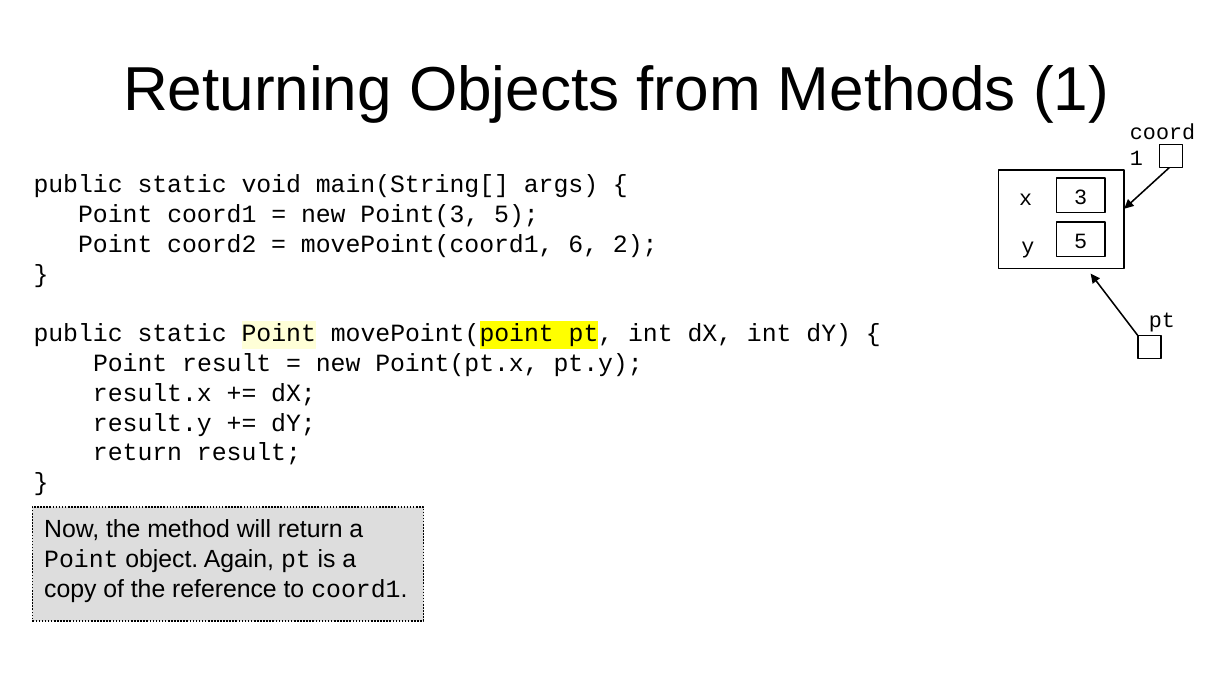
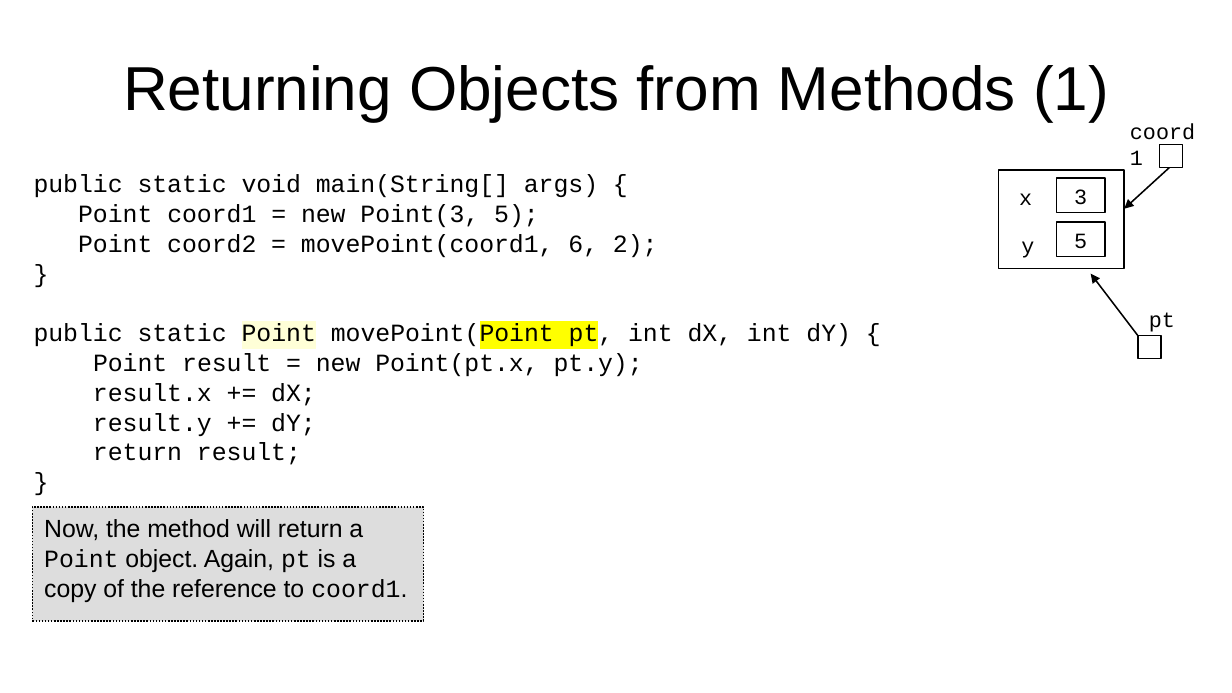
Before and after one commit to jdeisenberg/ThinkJava2Slides, a slide deck: slide 7 of chapter10.pptx. Drawn at 1232x693 pixels with LibreOffice and Linux fonts; fonts in the diff are those of the drawing. Boxes give left, top, right and bottom in pixels: in the first picture for what was removed or moved away, otherwise in the second. Text is boxed around its words. In the diff, an @@ line names an element or a change of style, - is before the commit and + after.

Commit message:
"point" -> "Point"

```diff
--- a/chapter10.pptx
+++ b/chapter10.pptx
@@ text at box(34, 323, 851, 349): text changed @@
-public static Point movePoint(point pt, int dX, int dY) {
+public static Point movePoint(Point pt, int dX, int dY) {
```
Also in this commit, not shown: 10 other slides changed, 1 other file.
